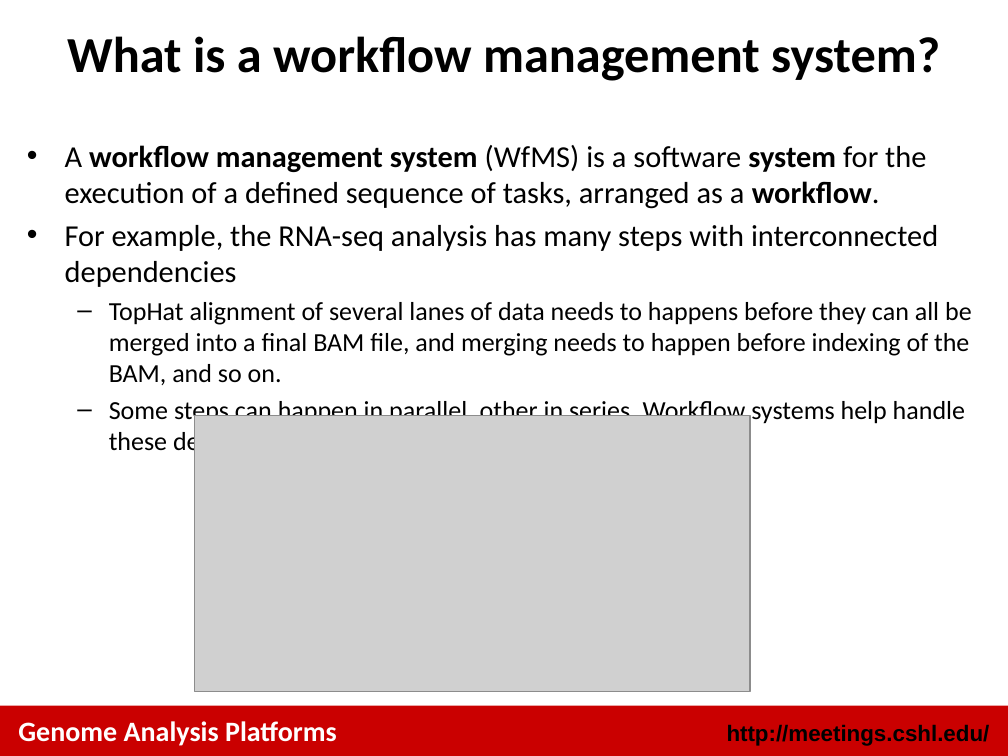
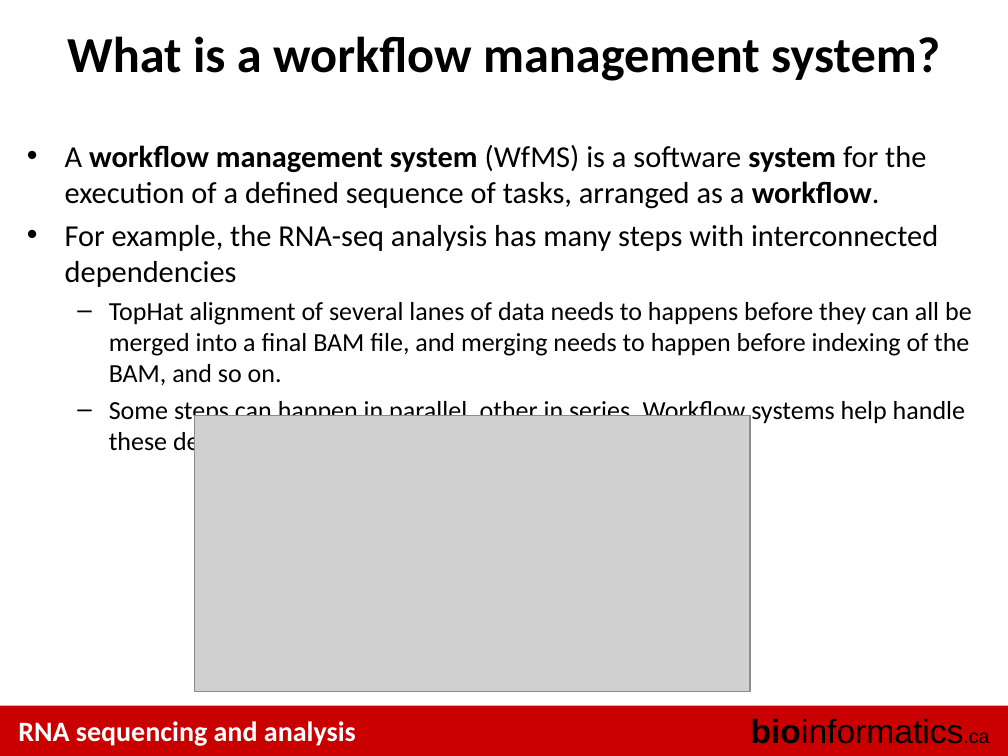
Before and after one commit to griffithlab/rnaseq_tutorial_wiki, a slide deck: slide 9 of LectureFiles/cbw/2016/GenomeAnalysisPlatforms.pptx (slide 8 before the commit). Drawn at 1008x756 pixels with LibreOffice and Linux fonts; fonts in the diff are those of the drawing; grey boxes stand for pictures. Boxes give left, top, right and bottom in pixels: in the first picture for what was removed or moved away, otherwise in the second. Text is boxed around its words. In the diff, an @@ line names an element or a change of style, - is before the commit and + after.

```diff
--- a/LectureFiles/cbw/2016/GenomeAnalysisPlatforms.pptx
+++ b/LectureFiles/cbw/2016/GenomeAnalysisPlatforms.pptx
@@ text added at bbox=[751, 718, 989, 744], 24 pt, text #000000 @@
+bioinformatics.ca
@@ text at bbox=[18, 721, 356, 746]: text changed @@
-Genome Analysis Platforms
+RNA sequencing and analysis
@@ text removed at bbox=[727, 724, 990, 746] @@
-http://meetings.cshl.edu/
```
Also in this commit, not shown: 16 other slides changed, 3 slides added, 1 slide removed, 13 other files.
